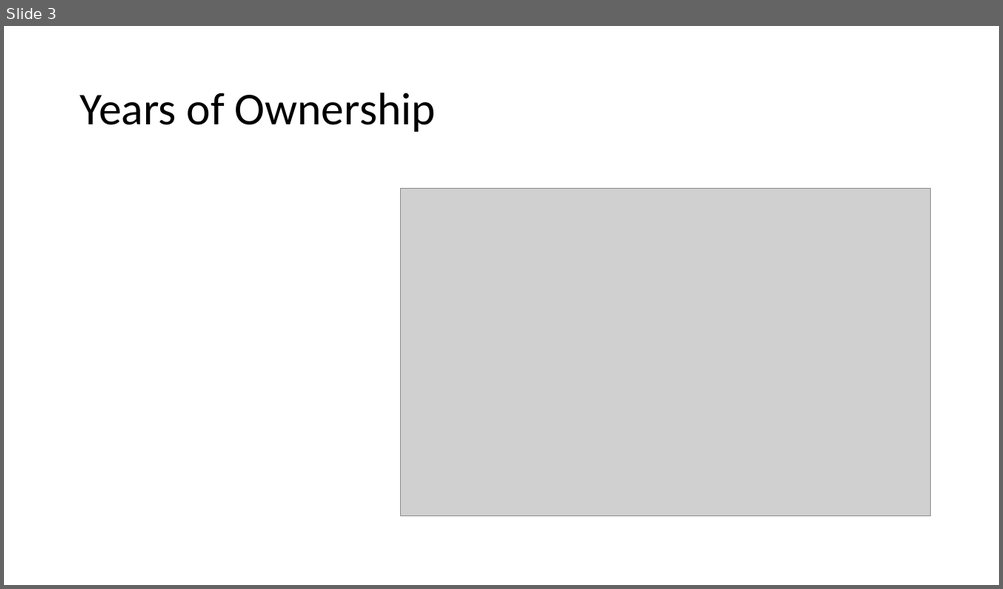
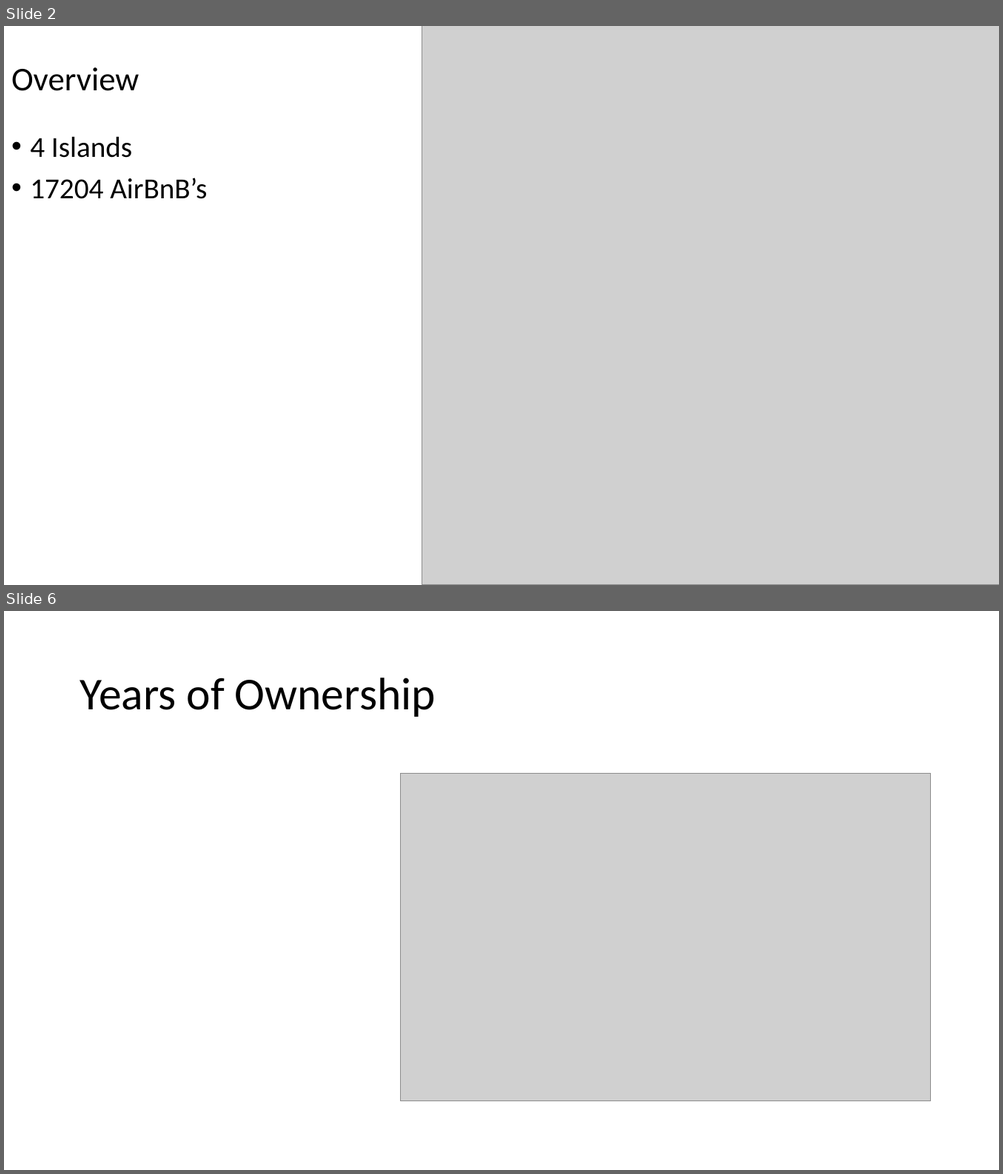
Before and after one commit to jaminiowa/Group-1-Project, a slide deck: Group 1 - AirBnB Presentation.pptx. Shown one above the other, each under a label of ours: slide 3 before the commit, slides 2 and 6 after it; the slides between them are not shown. The pictures are 1003x589 and 1003x1174 pixels, drawn with LibreOffice and Linux fonts; fonts in the diff are those of the drawing; grey boxes stand for pictures. Boxes give left, top, right and bottom in pixels: in the first picture for what was removed or moved away, otherwise in the second. Text is boxed around its words. In the diff, an @@ line names an element or a change of style, - is before the commit and + after.

```diff
--- a/Group 1 - AirBnB Presentation.pptx
+++ b/Group 1 - AirBnB Presentation.pptx
@@ slide 2 added at (4,26,999,585), background #FFFFFF @@
@@ picture added at (422,26,999,585) @@
@@ title added at (11,67,139,91), 32 pt, text #000000 @@
+Overview
@@ text added at (30,136,207,199), 28 pt, text #000000 @@
+• 4 Islands
+• 17204 AirBnB’s
@@ what was slide 3 is now slide 6 @@
```
Also in this commit, not shown: 1 slide changed, 5 other slides added, 1 slide removed.
